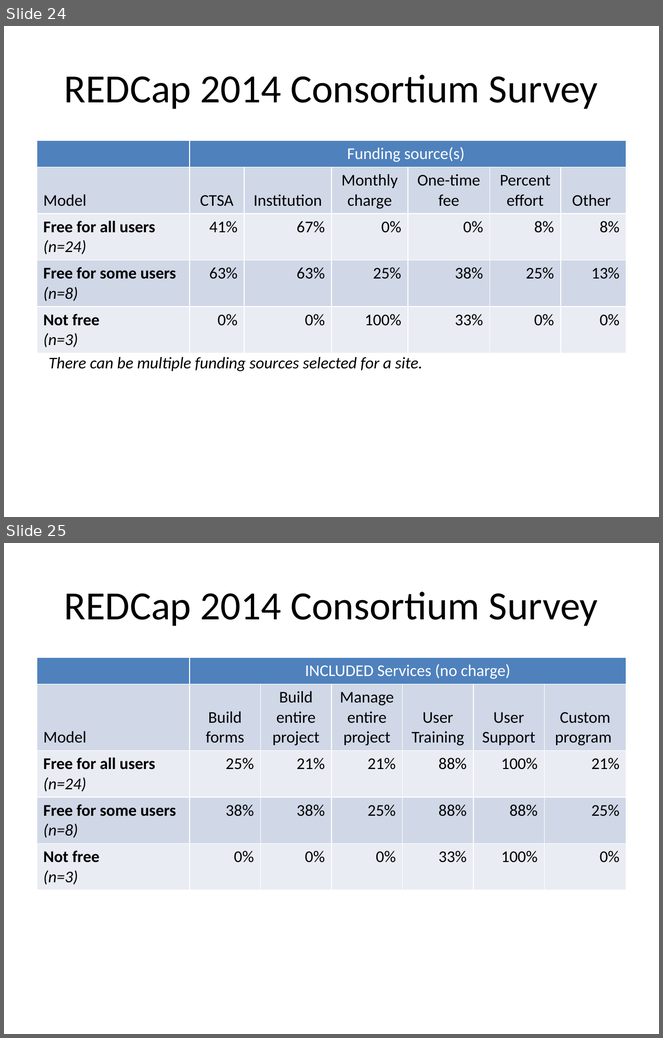
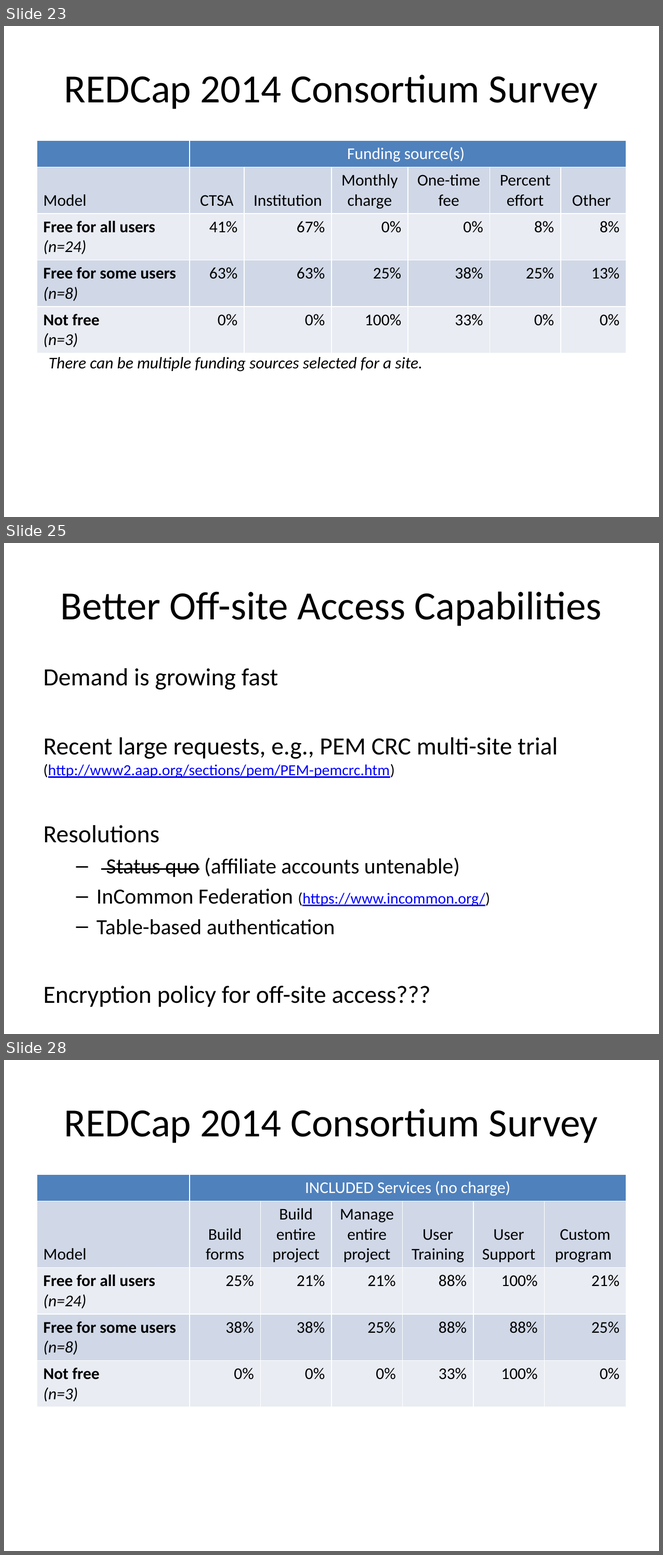
Before and after one commit to OuhscBbmc/RedcapGovernanceDocs, a slide deck: agendas/2016-04-redcap-governance-meeting.pptx. Shown one above the other, each under a label of ours: slides 24 and 25 before the commit, slides 23, 25 and 28 after it; the slides between them are not shown. The pictures are 663x1038 and 663x1555 pixels, drawn with LibreOffice and Linux fonts; fonts in the diff are those of the drawing. Boxes give left, top, right and bottom in pixels: in the first picture for what was removed or moved away, otherwise in the second. Text is boxed around its words. In the diff, an @@ line names an element or a change of style, - is before the commit and + after.

```diff
--- a/agendas/2016-04-redcap-governance-meeting.pptx
+++ b/agendas/2016-04-redcap-governance-meeting.pptx
@@ slide 25 added at <box>4,543,659,1034</box>, background #FFFFFF @@
@@ title added at <box>61,591,602,626</box>, 44 pt, text #000000 @@
+Better Off-site Access Capabilities
@@ text added at <box>44,668,558,1007</box>, 27.2 pt, text #000000 @@
+Demand is growing fast
+Recent large requests, e.g., PEM CRC multi-site trial (http://www2.aap.org/sections/pem/PEM-pemcrc.htm)
+Resolutions
+  – Status quo (affiliate accounts untenable)
+  – InCommon Federation (https://www.incommon.org/)
+  – Table-based authentication
+Encryption policy for off-site access???
@@ what was slide 24 is now slide 23 @@
@@ what was slide 25 is now slide 28 @@
```
Also in this commit, not shown: 8 slides changed, 8 other slides added, 9 slides removed, 1 other file.
